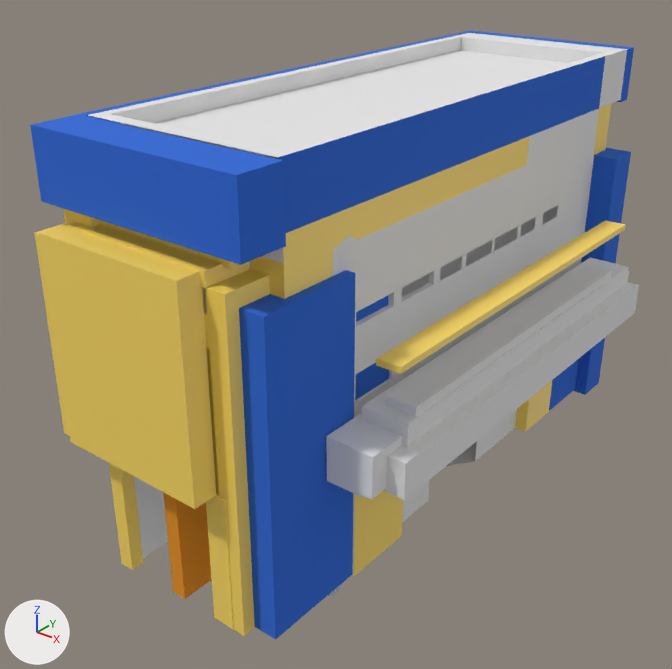
Before and after pictures for a commit that changed the glTF model src/assets/3d/building9.glb.
Rendered twice from a 50 mm camera at (637.0, -813.0, 455.0) aimed at (-28.0, 18.0, -61.0). The lights are fixed; the arrows at lower left show +X, +Y and +Z. Vertices at the same position are counted once.

The scene before the commit, as lines of its bpy script (objects in view):
```python
me_cube = bpy.data.meshes.new('Cube')
me_cube.from_pydata(...)  # 1977 vertices, 3800 faces; spans x -194.0..219.0, y -331.0..486.0, z -251.0..250.0
# faces by material slot: [2847, 277, 215, 461]
me_cube.materials.append(mat_material)  # white #e7e7e7
me_cube.materials.append(mat_ส_ม)  # orange #e79219
me_cube.materials.append(mat_window)  # blue #2a68d8
me_cube.materials.append(mat_ว_สด)  # yellow #ffdc63
ob_cube = bpy.data.objects.new('Cube', me_cube)
ob_cube.location = (0.0, 0.0, 0.0)
```
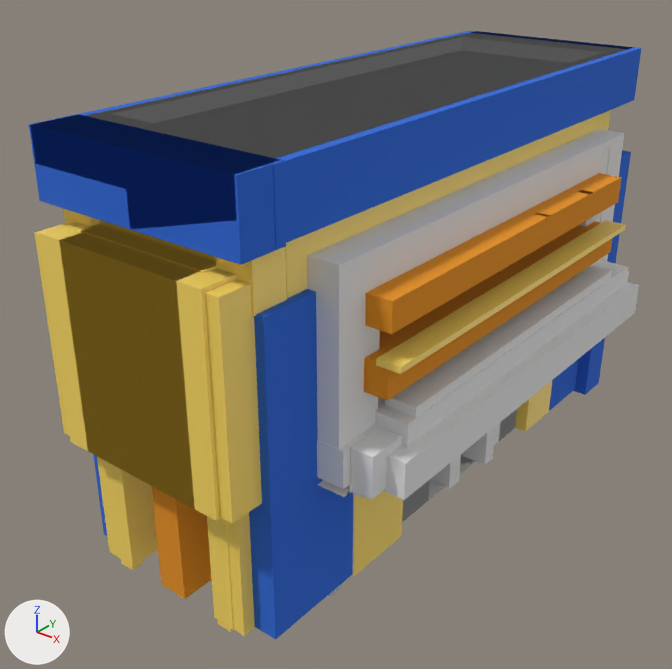
The newer file is also turned or shifted as a whole; pictures and numbers use the older file's frame.

What differs and where, as boxes (x1, y1, x2, y2) in the pictures (672 x 669 px):
'Cube', reshaped
    before: (30, 31, 639, 640)
    after: (29, 31, 641, 640)
part 1 of me_cube, added (yellow)
    after: (97, 457, 117, 556)
part 2 of me_cube, added
    after: (93, 454, 107, 536)
part 3 of me_cube, added
    after: (317, 424, 380, 489)
part 4 of me_cube, added
    after: (586, 129, 624, 264)
part 5 of me_cube, added
    after: (319, 135, 612, 269)
part 6 of me_cube, added
    after: (307, 251, 350, 449)
part 7 of me_cube, added
    after: (317, 480, 352, 497)
part 8 of me_cube, added
    after: (461, 427, 495, 465)
part 9 of me_cube, added
    after: (430, 454, 461, 489)
part 10 of me_cube, added (blue)
    after: (273, 47, 641, 247)
part 11 of me_cube, added (blue)
    after: (29, 114, 280, 264)
part 12 of me_cube, added
    after: (471, 31, 635, 49)
part 13 of me_cube, added
    after: (79, 223, 216, 272)
part 14 of me_cube, added
    after: (217, 620, 234, 632)
part 15 of me_cube, added (yellow)
    after: (105, 461, 158, 566)
part 16 of me_cube, added
    after: (59, 232, 237, 521)
part 17 of me_cube, added
    after: (85, 33, 626, 591)

The edits, one by one:
me_cube is used by ob_cube; location (0.0, 0.0, 0.0).
me_cube had 1977 vertices, 3800 faces and spanned x -194.0..219.0, y -331.0..486.0, z -251.0..250.0.
me_cube now has 3162 vertices, 7566 faces and spans x -219.0..219.0, y -331.0..486.0, z -251.0..250.0.
me_cube part 1: the loose piece of 12 vertices spanning x 84.0..108.0, y -302.0..-115.0, z -244.0..139.0 is copied, and the copy is mirrored in x about the mesh origin; it spans x -108.0..-84.0, y -302.0..-115.0, z -244.0..139.0.
me_cube part 2: the loose piece of 12 vertices spanning x 101.0..137.0, y -287.0..-158.0, z -243.0..121.0 is copied, and the copy is mirrored in x about the mesh origin; it spans x -137.0..-101.0, y -287.0..-158.0, z -243.0..121.0.
me_cube part 3: a new loose piece, a box spanning x 126.0..170.0, y -218.0..357.0, z -81.0..-37.0, in mat_material (white #e7e7e7).
me_cube part 4: a new loose piece, a box spanning x 124.0..164.0, y 354.0..396.0, z -80.0..153.0, in mat_material (white #e7e7e7).
me_cube part 5: a new loose piece, a box spanning x 115.0..164.1, y -205.6..355.8, z 146.1..153.1, in mat_material (white #e7e7e7).
me_cube part 6: a new loose piece, a box spanning x 126.0..164.0, y -217.0..-201.0, z -41.0..153.0, in mat_material (white #e7e7e7).
me_cube part 7: the loose piece of 12 vertices spanning x -171.0..-120.0, y -218.0..396.0, z -89.0..-80.0 is copied, and the copy is mirrored in x about the mesh origin; it spans x 120.0..171.0, y -218.0..396.0, z -89.0..-80.0.
me_cube part 8: a new loose piece, a box spanning x 102.0..140.0, y 126.0..147.0, z -245.0..-77.0, in mat_material (white #e7e7e7).
me_cube part 9: a new loose piece, a box spanning x 93.0..131.0, y 51.0..76.0, z -246.0..-69.0, in mat_material (white #e7e7e7).
me_cube part 10: a new loose piece, a box spanning x 125.0..137.0, y -268.0..485.0, z 179.0..250.0, in mat_window (blue #2a68d8).
me_cube part 11: a new loose piece, a box spanning x -136.0..133.0, y -310.0..-254.0, z 175.0..250.0, in mat_window (blue #2a68d8).
me_cube part 12: a new loose piece, a box spanning x -126.0..127.0, y 464.0..486.0, z 178.0..250.0, in mat_window (blue #2a68d8).
me_cube part 13: a new loose piece, a box spanning x -85.0..82.0, y -305.0..-249.0, z 140.0..155.0, in mat_ว_สด (yellow #ffdc63).
me_cube part 14: a new loose piece, a box spanning x 68.0..87.0, y -302.0..-286.0, z -251.0..-80.0, in mat_ว_สด (yellow #ffdc63).
me_cube part 15: a new loose piece, a box spanning x -93.0..-65.0, y -303.0..-251.0, z -243.0..-81.0, in mat_ว_สด (yellow #ffdc63).
me_cube part 16: the loose piece of 12 vertices spanning x -109.0..80.0, y -331.0..-251.0, z -80.0..154.0 is copied, and the copy is mirrored in x about the mesh origin; it spans x -80.0..109.0, y -331.0..-251.0, z -80.0..154.0.
me_cube part 17: 905 vertices added at x -142.0..194.0, y -327.0..468.0, z -245.0..250.0.
